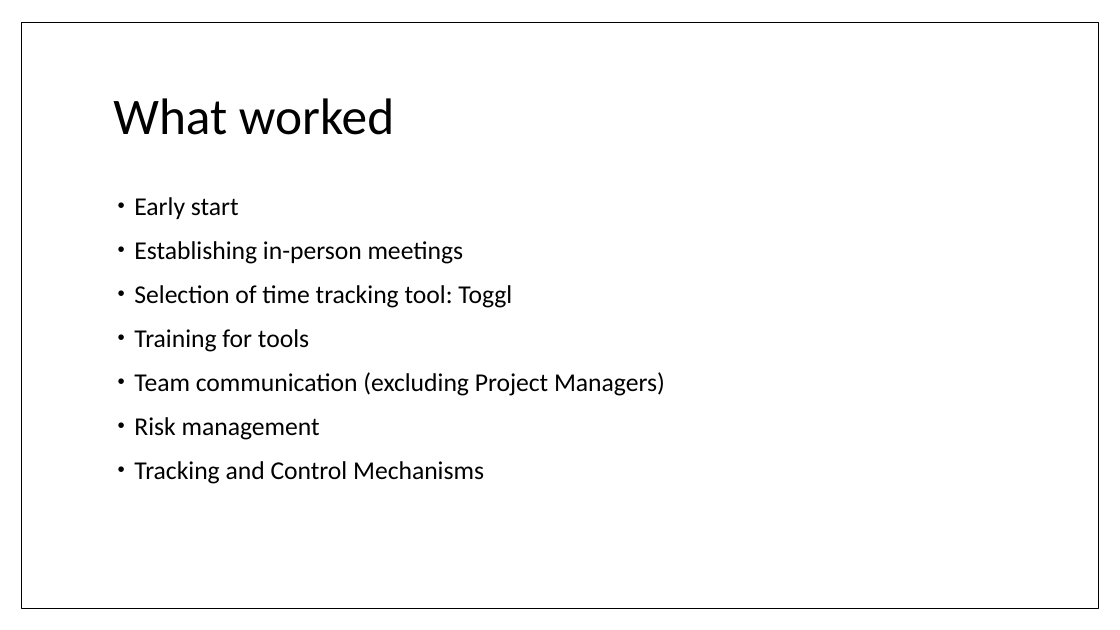
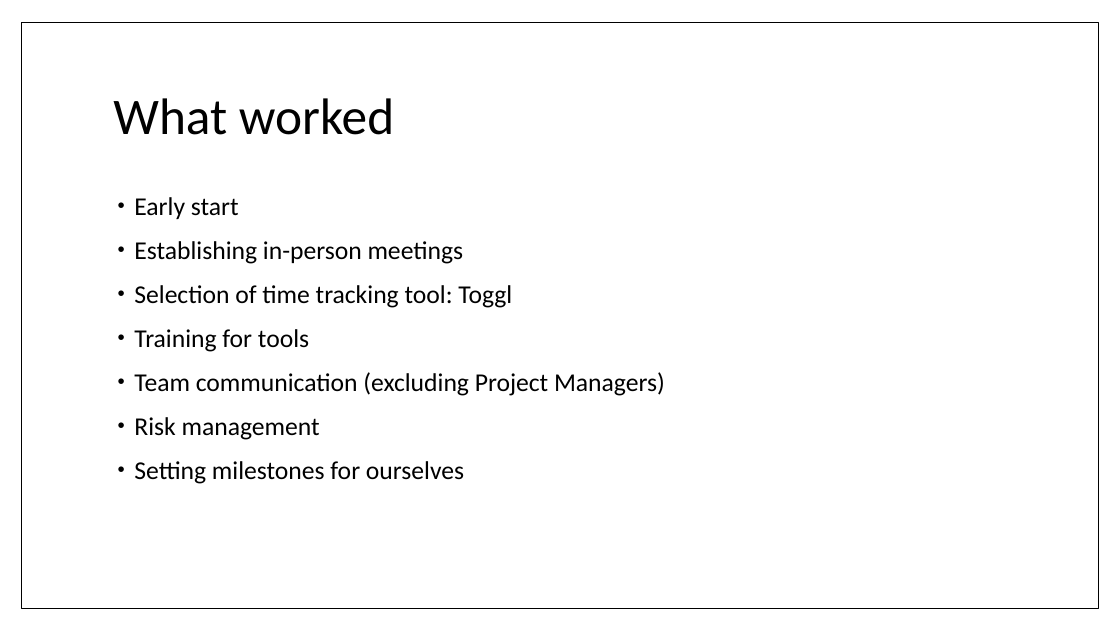
Before and after one commit to umdfeynman/umdfeynman, a slide deck: slide 19 of Work_In_Progress/CS/SPMP_Presentation.pptx. Drawn at 1120x630 pixels with LibreOffice and Linux fonts; fonts in the diff are those of the drawing. Boxes give left, top, right and bottom in pixels: in the first picture for what was removed or moved away, otherwise in the second. Text is boxed around its words. In the diff, an @@ line names an element or a change of style, - is before the commit and + after.

```diff
--- a/Work_In_Progress/CS/SPMP_Presentation.pptx
+++ b/Work_In_Progress/CS/SPMP_Presentation.pptx
@@ text at bbox=[134, 461, 464, 484]: text changed @@
-• Tracking and Control Mechanisms
+• Setting milestones for ourselves
```
Also in this commit, not shown: 10 other slides changed, 1 slide added, 1 slide removed.
